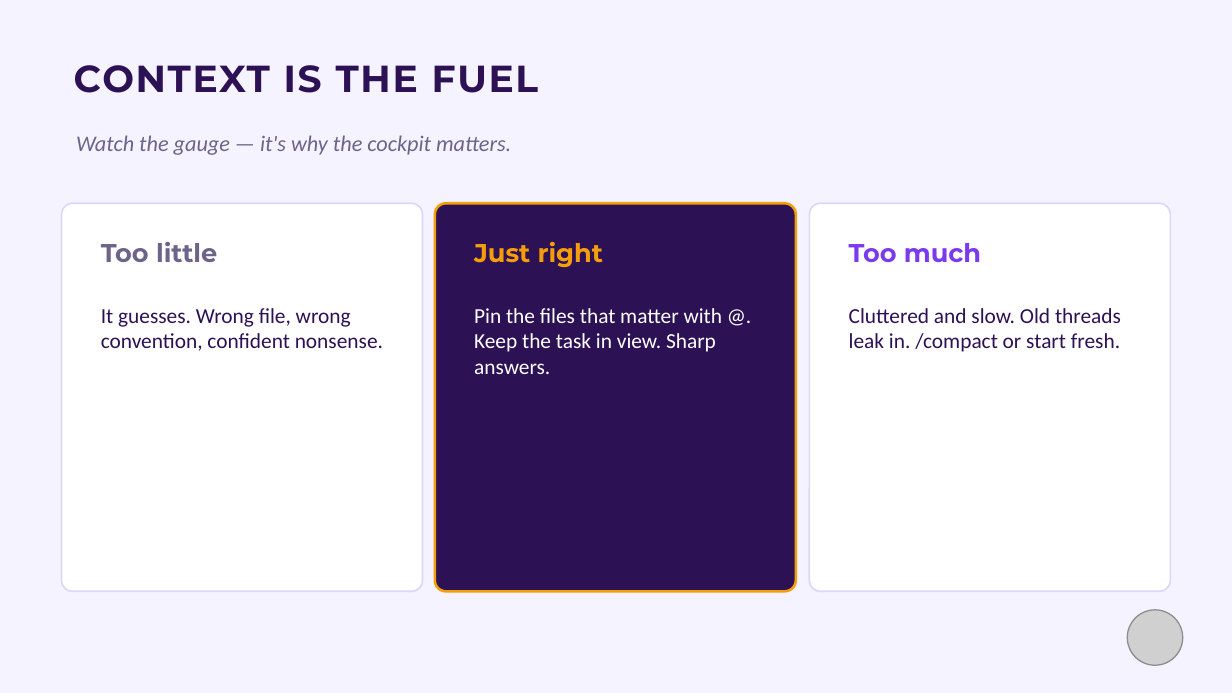
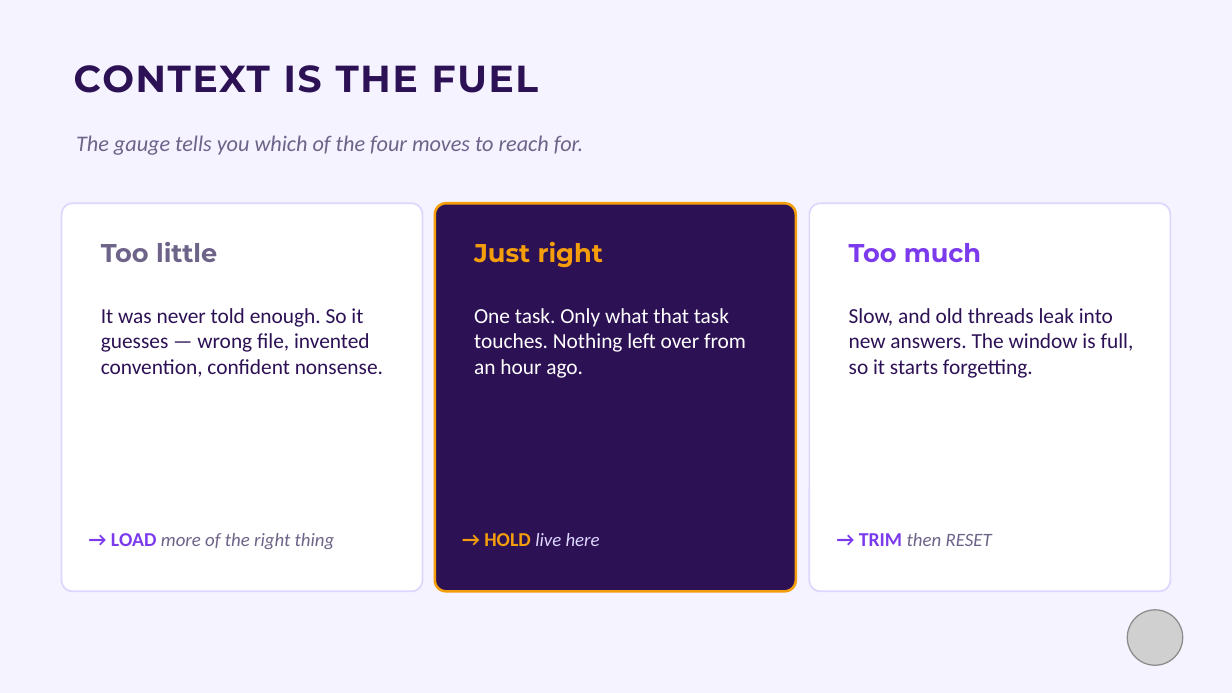
Before and after one commit to paulkeen/tca-habits, a slide deck: slide 12 of docs/TCA-Vibe-Coding.pptx (slide 10 before the commit). Drawn at 1232x693 pixels with LibreOffice and Linux fonts; fonts in the diff are those of the drawing; grey boxes stand for pictures. Boxes give left, top, right and bottom in pixels: in the first picture for what was removed or moved away, otherwise in the second. Text is boxed around its words. In the diff, an @@ line names an element or a change of style, - is before the commit and + after.

```diff
--- a/docs/TCA-Vibe-Coding.pptx
+++ b/docs/TCA-Vibe-Coding.pptx
@@ text at (76, 135, 583, 155): text changed @@
-Watch the gauge — it's why the cockpit matters.
+The gauge tells you which of the four moves to reach for.
@@ text at (101, 308, 383, 377): text changed @@
-It guesses. Wrong file, wrong convention, confident nonsense.
+It was never told enough. So it guesses — wrong file, invented convention, confident nonsense.
@@ text at (474, 308, 746, 378): text changed @@
-Pin the files that matter with @. Keep the task in view. Sharp answers.
+One task. Only what that task touches. Nothing left over from an hour ago.
@@ text at (849, 308, 1134, 378): text changed @@
-Cluttered and slow. Old threads leak in. /compact or start fresh.
+Slow, and old threads leak into new answers. The window is full, so it starts forgetting.
@@ text added at (111, 533, 335, 549), 11 pt, text #6E6389, italic @@
+→ LOAD more of the right thing
@@ text added at (484, 533, 600, 546), 11 pt, text #DDD6FE, italic @@
+→ HOLD live here
@@ text added at (859, 533, 992, 546), 11 pt, text #6E6389, italic @@
+→ TRIM then RESET
```
Also in this commit, not shown: 2 other slides changed, 2 slides added, 5 other files.
